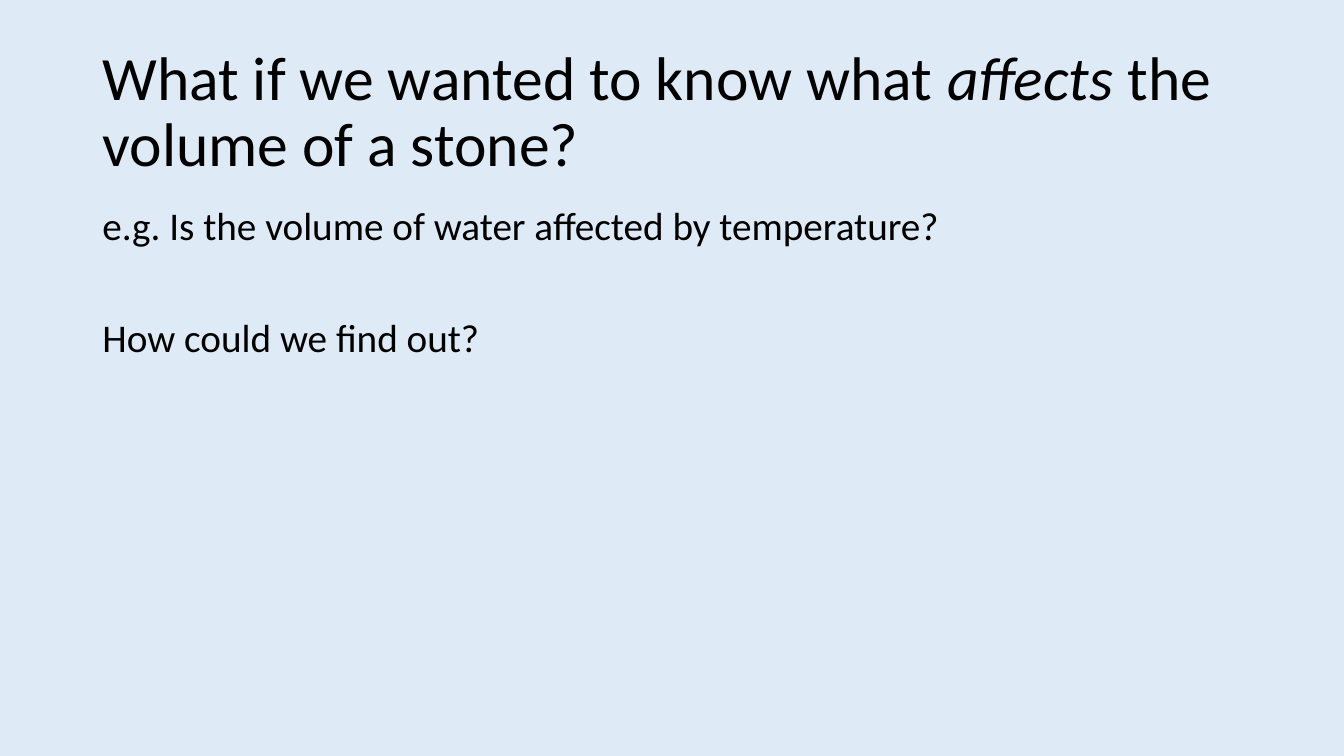
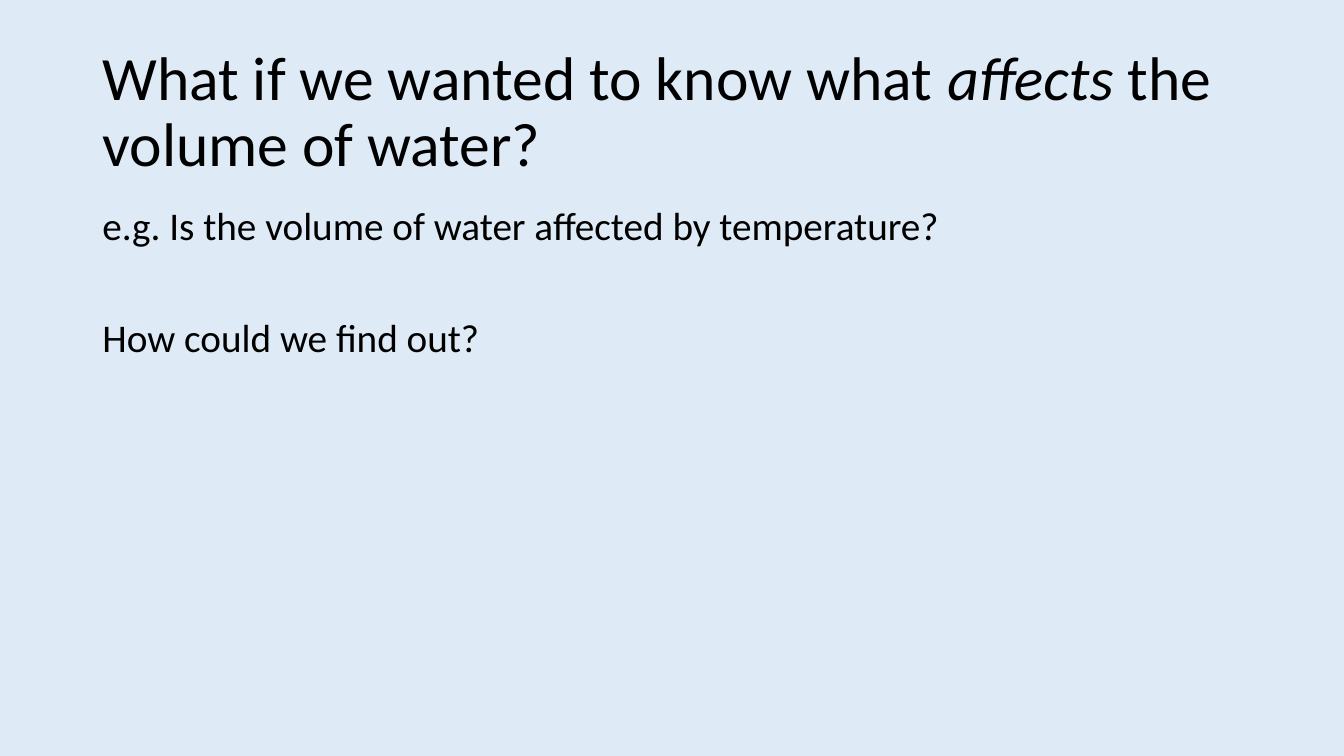
Before and after one commit to ajwills72/rmhealth-found, a slide deck: slide 4 of docs/experiments_data.pptx. Drawn at 1344x756 pixels with LibreOffice and Linux fonts; fonts in the diff are those of the drawing. Boxes give left, top, right and bottom in pixels: in the first picture for what was removed or moved away, otherwise in the second. Text is boxed around its words. In the diff, an @@ line names an element or a change of style, - is before the commit and + after.

```diff
--- a/docs/experiments_data.pptx
+++ b/docs/experiments_data.pptx
@@ title at [102, 57, 1212, 167]: text changed @@
-What if we wanted to know what affects the volume of a stone?
+What if we wanted to know what affects the volume of water?
```
Also in this commit, not shown: 1 other slide changed.
